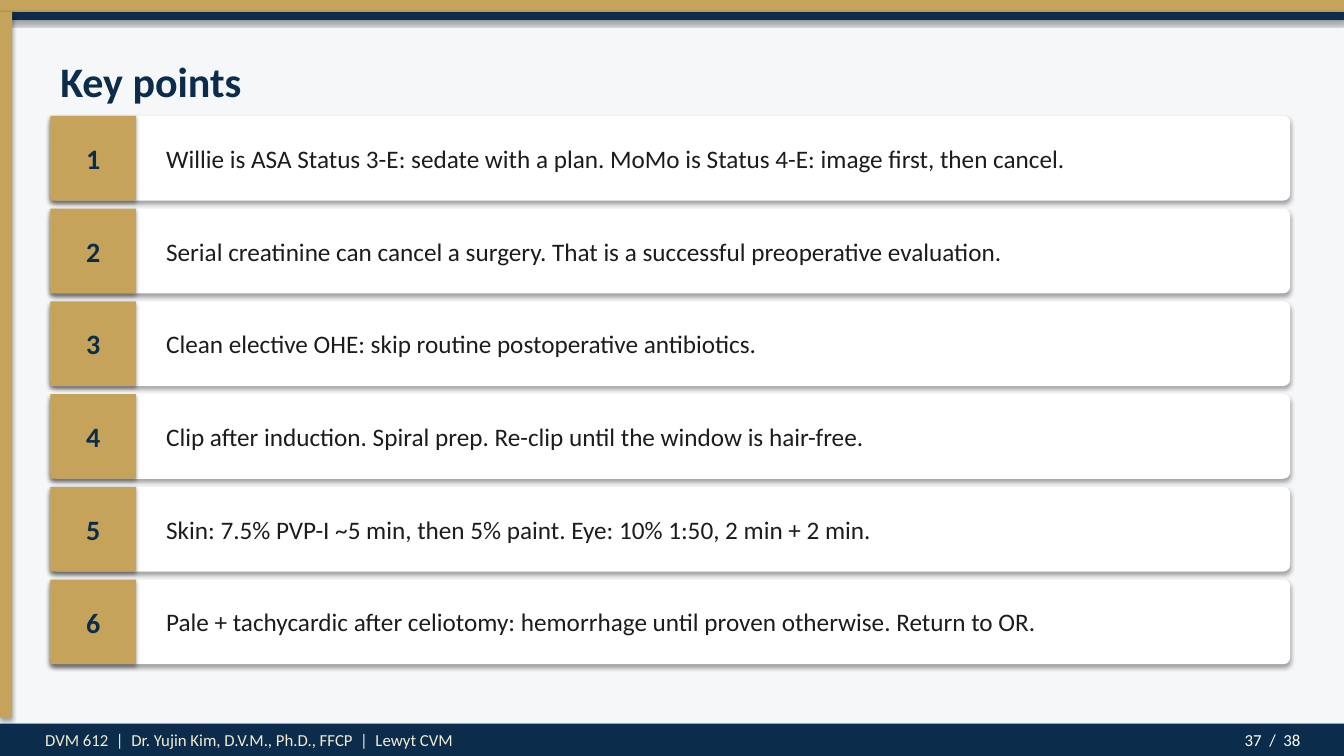
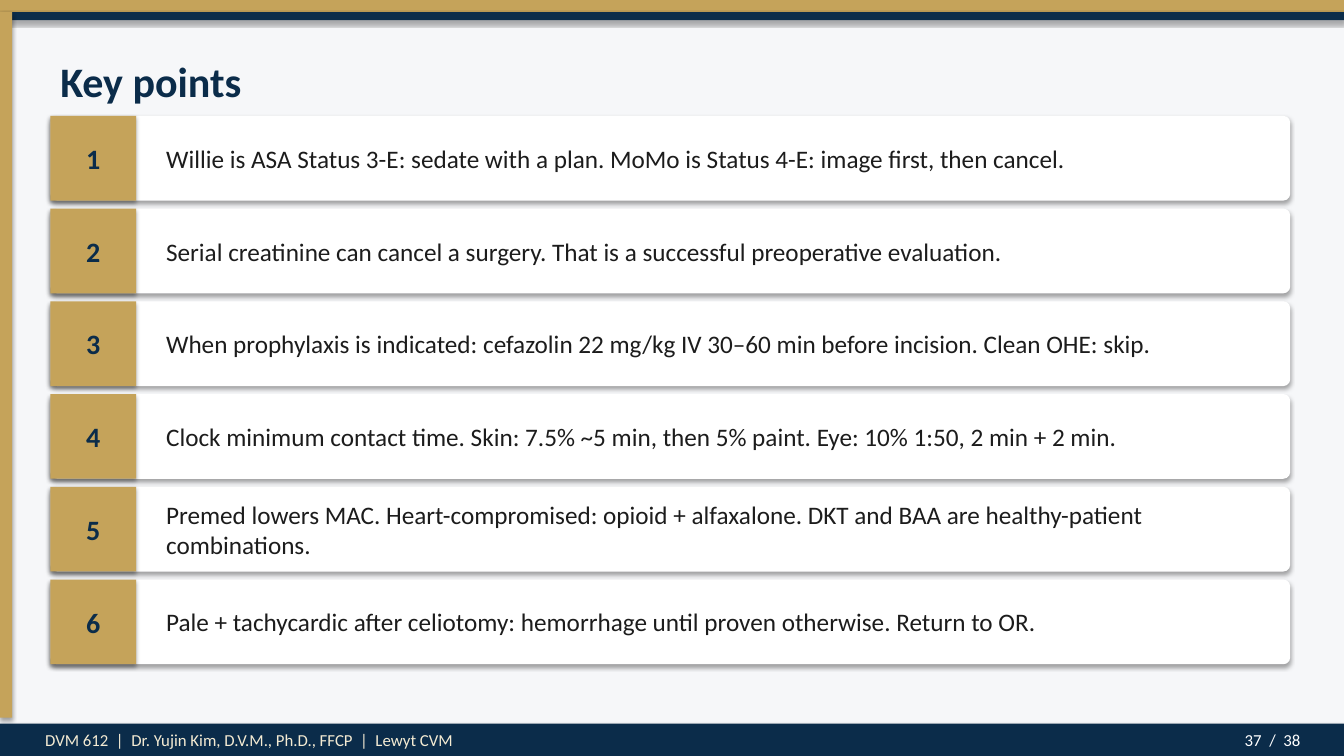
Before and after one commit to drkimvet/happycare, a slide deck: slide 37 of lectures/DVM-612_Week4_Preop_PatientPrep_Postop.pptx. Drawn at 1344x756 pixels with LibreOffice and Linux fonts; fonts in the diff are those of the drawing. Boxes give left, top, right and bottom in pixels: in the first picture for what was removed or moved away, otherwise in the second. Text is boxed around its words. In the diff, an @@ line names an element or a change of style, - is before the commit and + after.

```diff
--- a/lectures/DVM-612_Week4_Preop_PatientPrep_Postop.pptx
+++ b/lectures/DVM-612_Week4_Preop_PatientPrep_Postop.pptx
@@ text at (166, 335, 1150, 358): text changed @@
-Clean elective OHE: skip routine postoperative antibiotics.
+When prophylaxis is indicated: cefazolin 22 mg/kg IV 30–60 min before incision. Clean OHE: skip.
@@ text at (166, 428, 1115, 450): text changed @@
-Clip after induction. Spiral prep. Re-clip until the window is hair-free.
+Clock minimum contact time. Skin: 7.5% ~5 min, then 5% paint. Eye: 10% 1:50, 2 min + 2 min.
@@ text at (166, 506, 1142, 554): text changed @@
-Skin: 7.5% PVP-I ~5 min, then 5% paint. Eye: 10% 1:50, 2 min + 2 min.
+Premed lowers MAC. Heart-compromised: opioid + alfaxalone. DKT and BAA are healthy-patient combinations.
```
Also in this commit, not shown: 8 other slides changed, 1 slide added, 1 slide removed, 2 other files.
